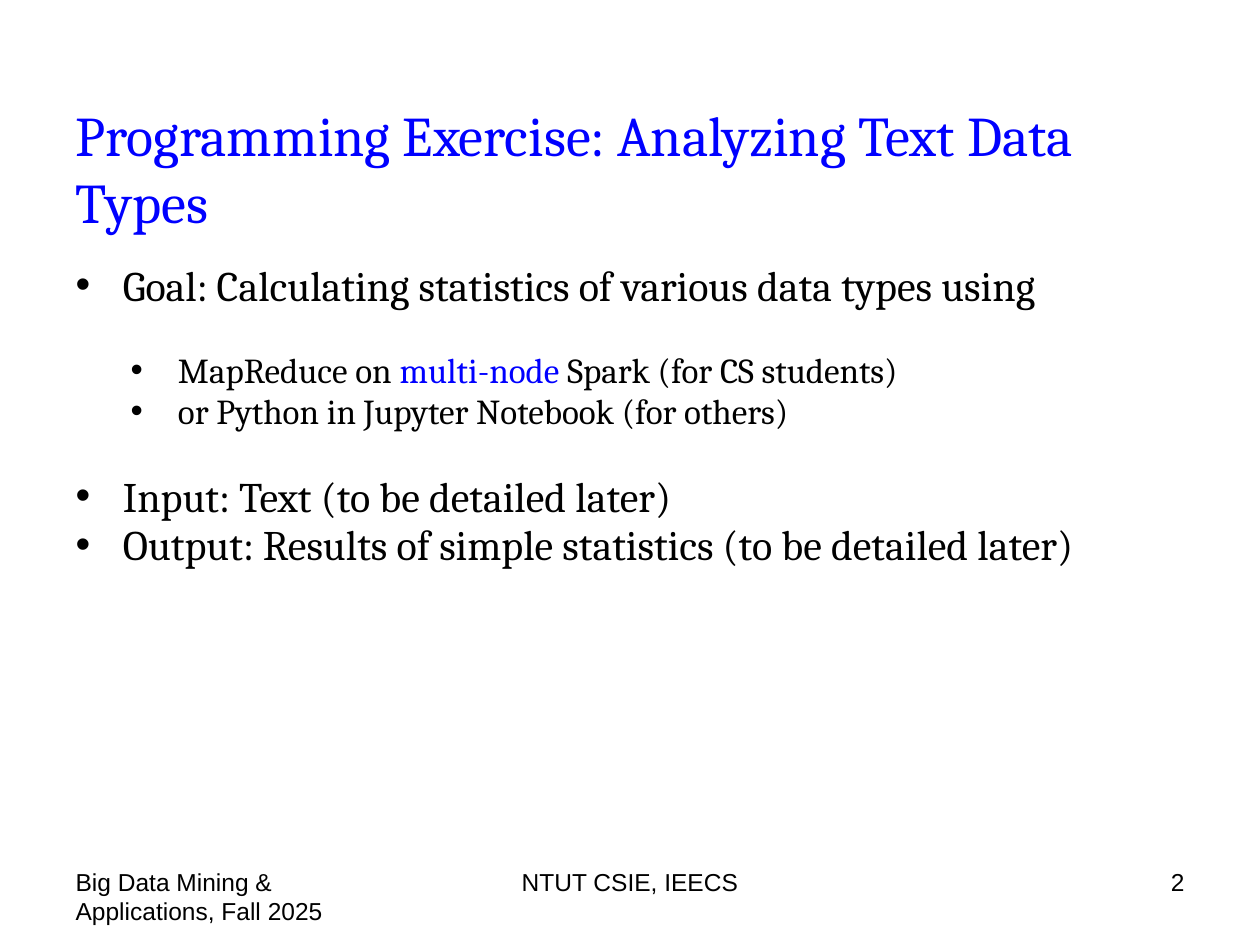
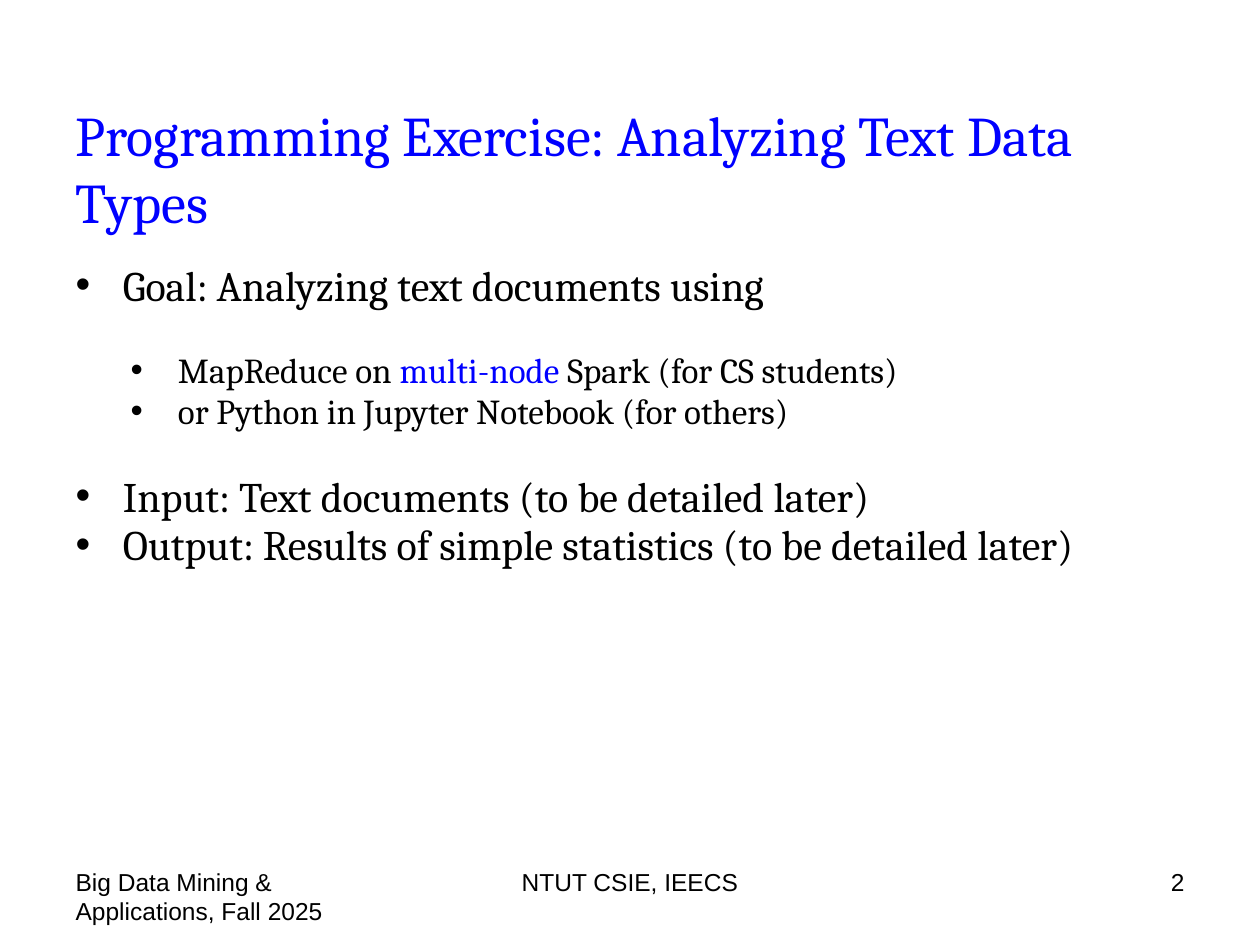
Before and after one commit to chriswjh/chriswjh.github.io, a slide deck: slide 2 of BDM/HW1.pptx. Drawn at 1260x945 pixels with LibreOffice and Linux fonts; fonts in the diff are those of the drawing. Boxes give left, top, right and bottom in pixels: in the first picture for what was removed or moved away, otherwise in the second. Text is boxed around its words. In the diff, an @@ line names an element or a change of style, - is before the commit and + after.

```diff
--- a/BDM/HW1.pptx
+++ b/BDM/HW1.pptx
@@ text at box(123, 271, 764, 311): text changed @@
-• Goal: Calculating statistics of various data types using
+• Goal: Analyzing text documents using
@@ text at box(123, 482, 870, 521): text changed @@
-• Input: Text (to be detailed later)
+• Input: Text documents (to be detailed later)
```
